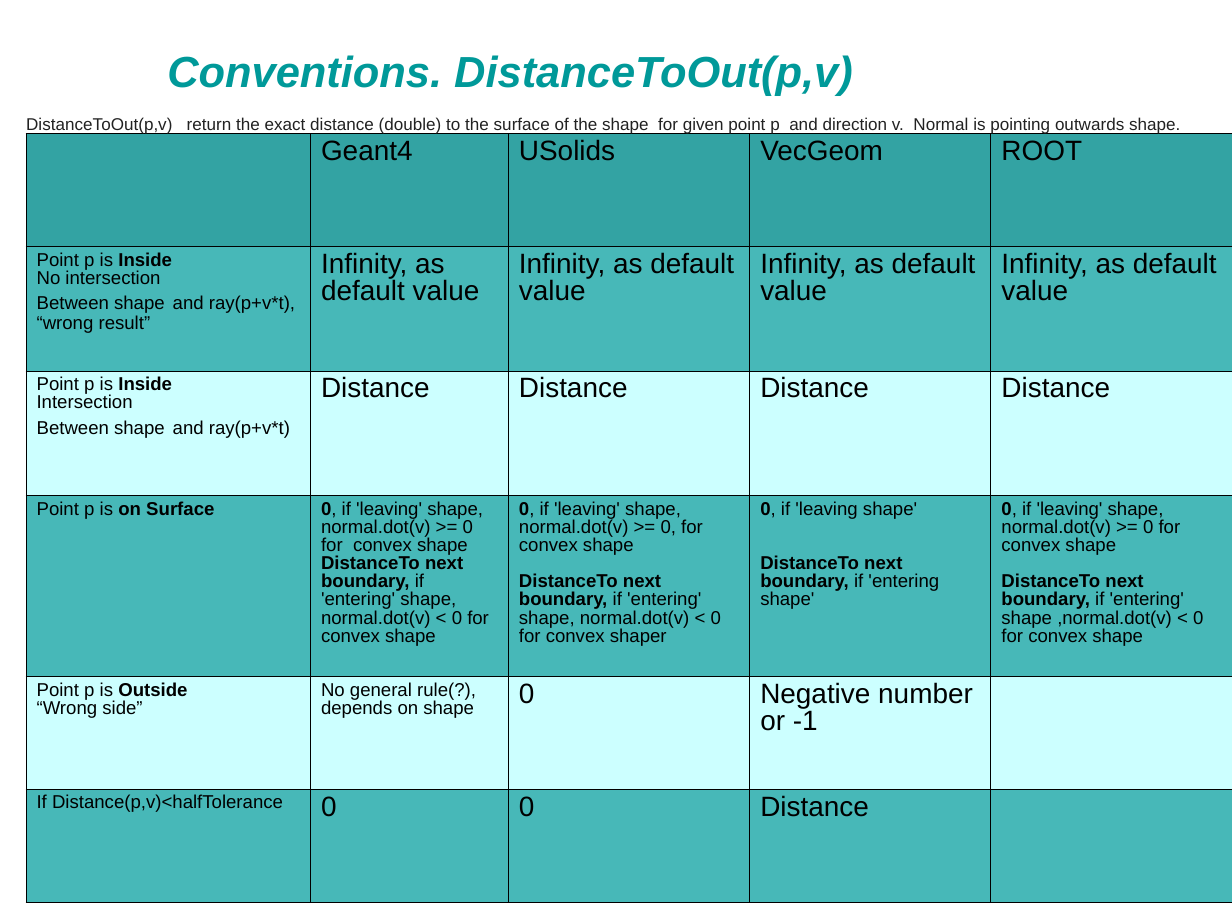
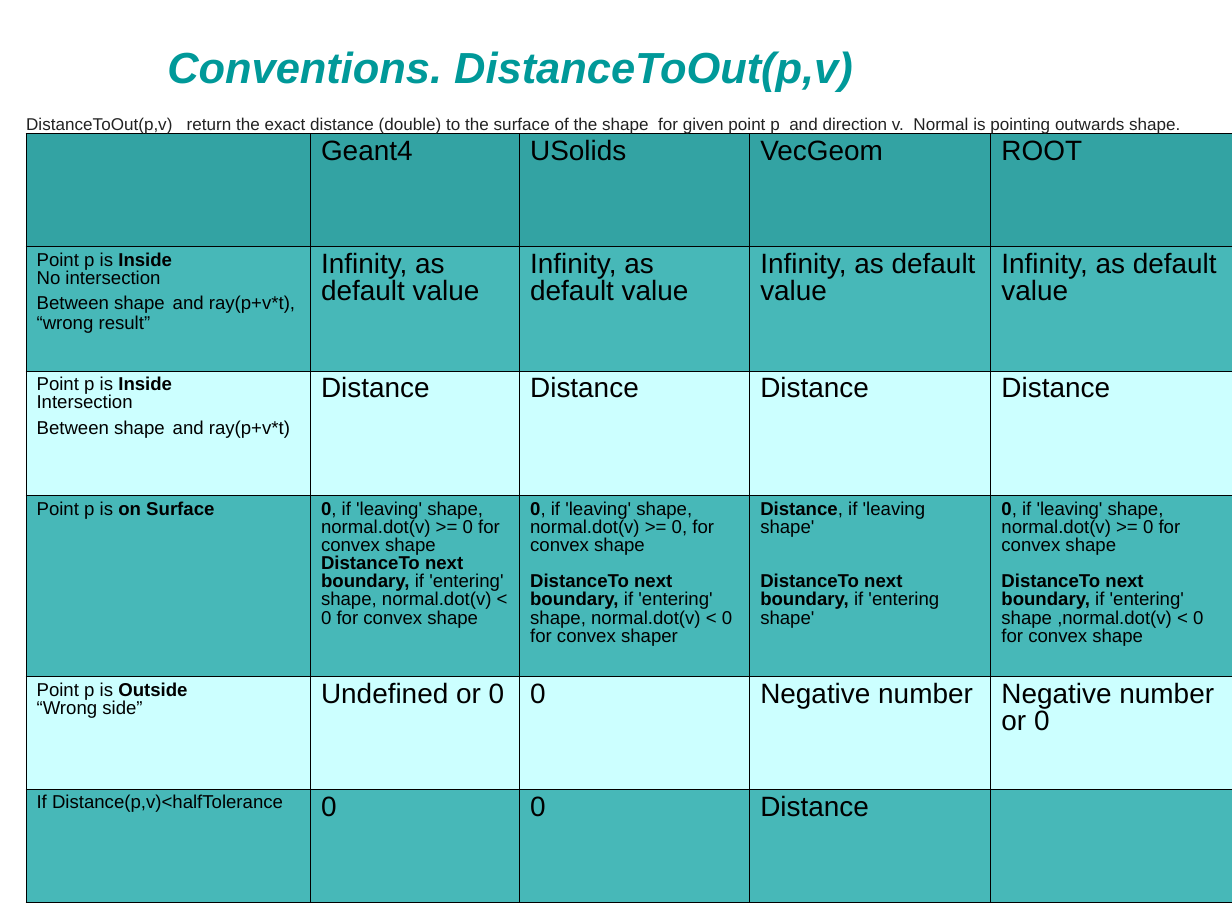
Before and after one commit to amadio/vecgeom, a slide deck: slide 7 of doc/shapes_conventions.ppt. Drawn at 1232x924 pixels with LibreOffice and Linux fonts; fonts in the diff are those of the drawing. Boxes give left, top, right and bottom in pixels: in the first picture for what was removed or moved away, otherwise in the second. Text is boxed around its words. In the diff, an @@ line names an element or a change of style, - is before the commit and + after.

Commit message:
Updated conventions for distances...

```diff
--- a/doc/shapes_conventions.ppt
+++ b/doc/shapes_conventions.ppt
@@ text "Conventions. DistanceToOut(p,v)" at [167, 51, 853, 92]: line spacing 0.93 to 0.83 @@
@@ table at [26, 133, 1232, 902] @@
-row 4, column 4: 0, if 'leaving shape' / DistanceTo next boundary, if 'entering shape'
+row 4, column 4: Distance, if 'leaving shape' / DistanceTo next boundary, if 'entering shape'
-row 5: Point p is Outside / “Wrong side” | No general rule(?), depends on shape | 0 | Negative number or -1 | 
+row 5: Point p is Outside / “Wrong side” | Undefined or 0 | 0 | Negative number | Negative number or 0
```
Also in this commit, not shown: 3 other slides changed, 1 other file.
